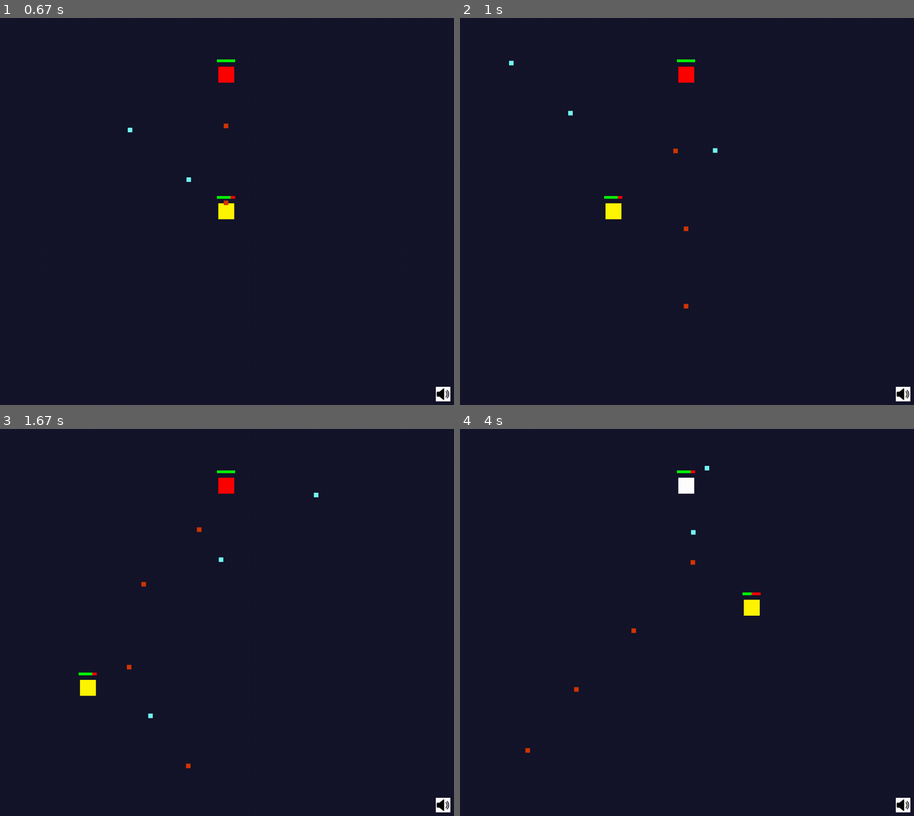
Above: before the commit, frames 1-4 (two rows, left to right).
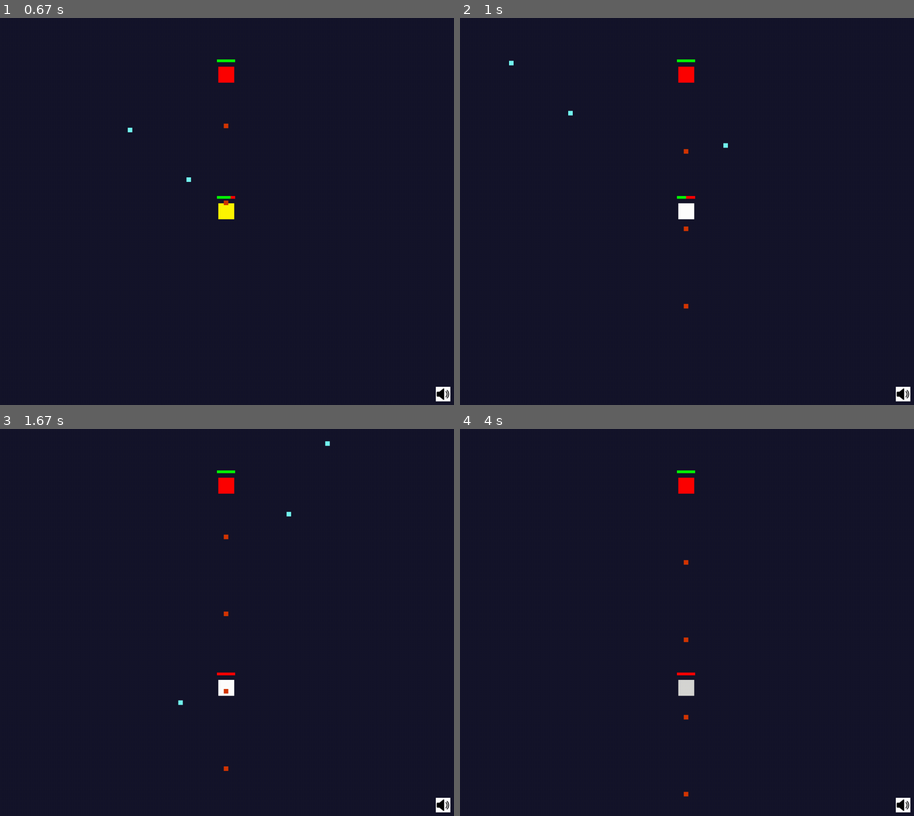
Above: after the commit, the same moments.

Repository: LuizBudeu/Pygame
Game: pygame game, started from BulletHell/main.py
Same seed, same stepped clock (60 frames per second), same inputs: the game is played once before the commit and once after it.
Inputs (mouse positions are in pixels of both pictures, inside the frame that each line leads up to):
- Up to frame 1 (0.67 s): tap Space at 0.33 s
- Up to frame 2 (1 s): hold Left from 0.67 s (still down); move the mouse to (741, 107) at 0.7 s
- Up to frame 3 (1.67 s): release Left at 1.2 s; hold S 1.23-1.53 s; move the mouse to (149, 711) at 1.27 s; hold Left from 1.57 s (still down); move the mouse to (245, 668) at 1.6 s
- Up to frame 4 (4 s): release Left at 1.97 s; hold W 2-2.37 s; move the mouse to (568, 742) at 2.03 s; hold M 2.4-3.03 s; hold Right 2.4-3.03 s; move the mouse to (537, 676) at 2.43 s; tap M at 3.07 s; hold Right from 3.4 s (still down); move the mouse to (687, 502) at 3.43 s

Frame 1 is identical in both runs. In frame 2, 0.4% of the frame differs, in the area x 31-60%, y 32-53%; in frame 3, 0.5%; in frame 4, 0.7%, in the area x 14-67%, y 9-96%.

Commit message:
hit and explosion sounds

Diff:
--- a/BulletHell/enemy.py
+++ b/BulletHell/enemy.py
@@ -32,11 +32,10 @@
         return angle
 
     def take_damage(self, damage):
-        self.taken_damage = True
-        self.set_intangible(True)
-        self.health -= damage
-        if self.health <= 0:
-            self.health = 0
+        if self.alive():
+            self.taken_damage = True
+            self.set_intangible(True)
+            self.health -= damage
 
     def set_intangible(self, intangible):
         self.intangible = intangible
--- a/BulletHell/game.py
+++ b/BulletHell/game.py
@@ -31,17 +31,18 @@
                     sys.exit()
 
                 if event.type == pygame.KEYDOWN:
-                    if event.key == pygame.K_LEFT or event.key == ord('a'):
-                        self.player.velx += -self.player.vel_mod
-
-                    if event.key == pygame.K_RIGHT or event.key == ord('d'):
-                        self.player.velx += self.player.vel_mod
-
-                    if event.key == pygame.K_UP or event.key == ord('w'):
-                        self.player.vely += -self.player.vel_mod
-
-                    if event.key == pygame.K_DOWN or event.key == ord('s'):
-                        self.player.vely += self.player.vel_mod
+                    if self.player.controls_enabled:
+                        if event.key == pygame.K_a:
+                            self.player.velx += -self.player.vel_mod
+
+                        if event.key == pygame.K_d:
+                            self.player.velx += self.player.vel_mod
+
+                        if event.key == pygame.K_w:
+                            self.player.vely += -self.player.vel_mod
+
+                        if event.key == pygame.K_s:
+                            self.player.vely += self.player.vel_mod
 
                     if event.key == pygame.K_m:
                         if not self.muted:
@@ -58,20 +59,21 @@
                             pygame.time.set_timer(self.player_dash_ready, self.player.dash_cooldown)
 
                 if event.type == pygame.KEYUP:
-                    if (event.key == pygame.K_LEFT or event.key == ord('a')):
-                        self.player.velx -= -self.player.vel_mod
-
-                    if event.key == pygame.K_RIGHT or event.key == ord('d'):
-                        self.player.velx -= self.player.vel_mod
-
-                    if (event.key == pygame.K_UP or event.key == ord('w')):
-                        self.player.vely -= -self.player.vel_mod
-
-                    if event.key == pygame.K_DOWN or event.key == ord('s'):
-                        self.player.vely -= self.player.vel_mod
+                    if self.player.controls_enabled:
+                        if event.key == pygame.K_a:
+                            self.player.velx -= -self.player.vel_mod
+
+                        if event.key == pygame.K_d:
+                            self.player.velx -= self.player.vel_mod
+
+                        if event.key == pygame.K_w:
+                            self.player.vely -= -self.player.vel_mod
+
+                        if event.key == pygame.K_s:
+                            self.player.vely -= self.player.vel_mod
 
                 if event.type == self.player_bullet_ready:
-                    self.player.shoot(self.entities, self.bullet_sound)
+                    self.player.shoot(self.entities, self.sounds['bullet']['sound'])
 
                 if event.type == self.enemy_bullet_ready:
                     self.enemy.shoot(self.entities, self.player)
@@ -118,9 +120,6 @@
             entity.update()
             entity.draw(self.screen)
 
-            if not entity.alive():
-                entity.name = 'to_be_deleted'
-
         self.handle_player()
         self.handle_enemies()
         self.handle_bullets()
@@ -129,9 +128,14 @@
         self.cleanup()
 
     def handle_player(self):
+        # Death handling
+        if not self.player.alive() and not self.player.intangible:
+            self.sounds['explosion']['sound'].play()
+            self.player.die()
+
         # Dash handling
         if self.player.dashing:
-            self.player.dash(self.dash_sound)
+            self.player.dash(self.sounds['dash']['sound'])
             self.player.current_dash_frames -= 1
         if self.player.current_dash_frames <= 0:
             self.player.set_intangible(False)
@@ -141,7 +145,7 @@
         # Hit detection
         for bullet in self.get_entities_from_name('enemy_bullet'):
             if self.player.hit(bullet) and not self.player.intangible:
-                self.player.take_damage(25)
+                self.player.take_damage(25, self.sounds['hit']['sound'])
 
         # Hit frames handling
         if self.player.current_hit_frames > 0 and self.player.taken_damage:
@@ -157,6 +161,11 @@
 
     def handle_enemies(self):
         for enemy in self.get_entities_from_name('enemy'):
+                # Death handling
+                if not enemy.alive():
+                    self.sounds['explosion']['sound'].play()
+                    enemy.name = 'to_be_deleted'
+
                 # Hit detection
                 for bullet in self.get_entities_from_name('player_bullet'):
                     if enemy.hit(bullet) and not enemy.intangible:
@@ -201,19 +210,25 @@
         }
 
     def load_sounds(self):
+        # Background music
         mixer.music.load(f"assets/sound/music/gameloop{random.randint(1, 3)}.ogg")
         mixer.music.set_volume(0.2)
 
-        self.bullet_sound = mixer.Sound("assets/sound/effects/laser.wav")
-        self.dash_sound = mixer.Sound("assets/sound/effects/dash2.wav")
+        # Sound effects
+        bullet_sound = mixer.Sound("assets/sound/effects/laser.wav")
+        dash_sound = mixer.Sound("assets/sound/effects/dash2.wav")
+        hit_sound = mixer.Sound("assets/sound/effects/hit.wav")
+        explosion_sound = mixer.Sound("assets/sound/effects/explosion.wav")
 
         self.sounds = {
-            self.bullet_sound: {'volume': 0.03},
-            self.dash_sound: {'volume': 0.07}
+            "bullet": {'sound': bullet_sound, 'volume': 0.03},
+            "dash": {'sound': dash_sound, 'volume': 0.07},
+            "hit": {'sound': hit_sound, 'volume': 0.1},
+            "explosion": {'sound': explosion_sound, 'volume': 0.05}
         }
 
         for sound in self.sounds:
-            mixer.Sound.set_volume(sound, self.sounds[sound]['volume'])
+            mixer.Sound.set_volume(self.sounds[sound]['sound'], self.sounds[sound]['volume'])
 
     def play_background_music(self):
         mixer.music.play(-1)
@@ -221,12 +236,12 @@
     def mute_all_sounds(self):
         mixer.music.set_volume(0)
         for sound in self.sounds:
-            mixer.Sound.set_volume(sound, 0)
+            mixer.Sound.set_volume(self.sounds[sound]['sound'], 0)
 
     def unmute_all_sounds(self):
         mixer.music.set_volume(0.2)
         for sound in self.sounds:
-            mixer.Sound.set_volume(sound, self.sounds[sound]['volume'])
+            mixer.Sound.set_volume(self.sounds[sound]['sound'], self.sounds[sound]['volume'])
 
     def add_entity(self, entity):
         self.entities[entity.id] = entity
--- a/BulletHell/player.py
+++ b/BulletHell/player.py
@@ -22,6 +22,7 @@
         self.max_hit_frames = 15
         self.current_hit_frames = self.max_hit_frames
         self.taken_damage = False
+        self.controls_enabled = True
 
     def shoot(self, entities, bullet_sound):
         if self.alive():
@@ -45,12 +46,12 @@
         else:
             self.color = YELLOW
 
-    def take_damage(self, damage):
-        self.taken_damage = True
-        self.set_intangible(True)
-        self.health -= damage
-        if self.health <= 0:
-            self.health = 0
+    def take_damage(self, damage, hit_sound):
+        if self.alive():
+            self.taken_damage = True
+            self.set_intangible(True)
+            self.health -= damage
+            hit_sound.play()
 
     def dash(self, dash_sound):
         if self.current_dash_frames > 0:
@@ -77,3 +78,8 @@
         elif self.vely < 0:
             direction[1] = -1
         return direction
+
+    def die(self):
+        self.controls_enabled = False
+        self.intangible = True
+        self.color = GRAY
Not shown, removed: BulletHell/assets/sound/effects/dash.ogg
Not shown, added: BulletHell/assets/sound/effects/explosion.wav
Not shown, added: BulletHell/assets/sound/effects/hit.wav
